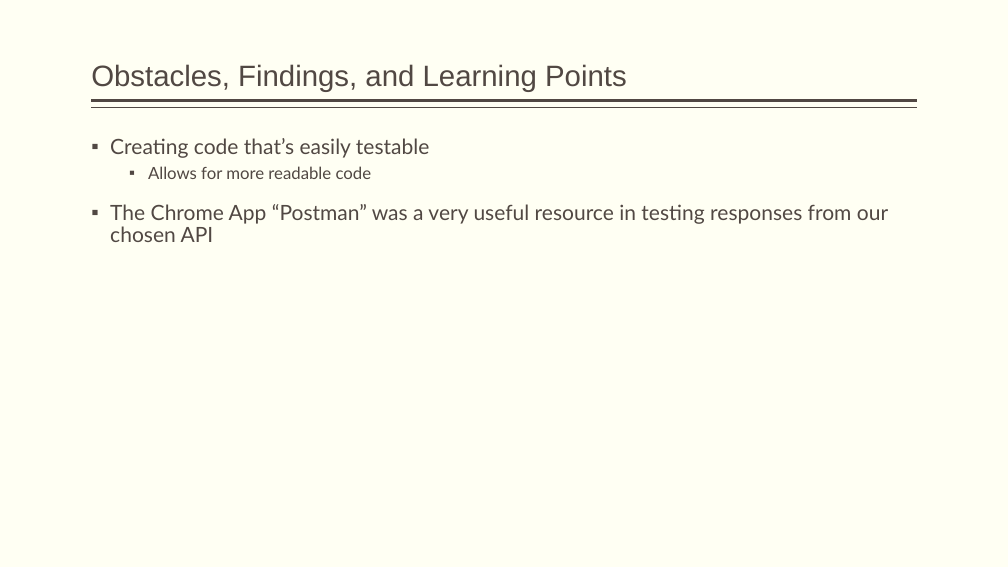
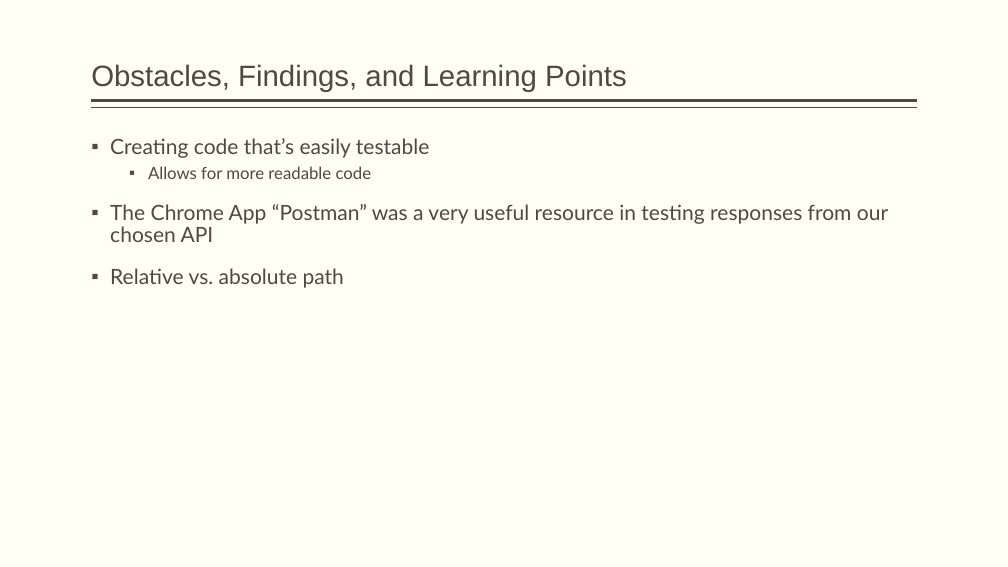
Before and after one commit to paigeyahnke/first-rate-games, a slide deck: slide 5 of First-Rate-Games.pptx. Drawn at 1008x567 pixels with LibreOffice and Linux fonts; fonts in the diff are those of the drawing. Boxes give left, top, right and bottom in pixels: in the first picture for what was removed or moved away, otherwise in the second. Text is boxed around its words. In the diff, an @@ line names an element or a change of style, - is before the commit and + after.

```diff
--- a/First-Rate-Games.pptx
+++ b/First-Rate-Games.pptx
@@ text at [110, 268, 344, 288]: paragraph added @@
+▪ Relative vs. absolute path
```
Also in this commit, not shown: 1 slide added, 1 slide removed, 1 other file.
